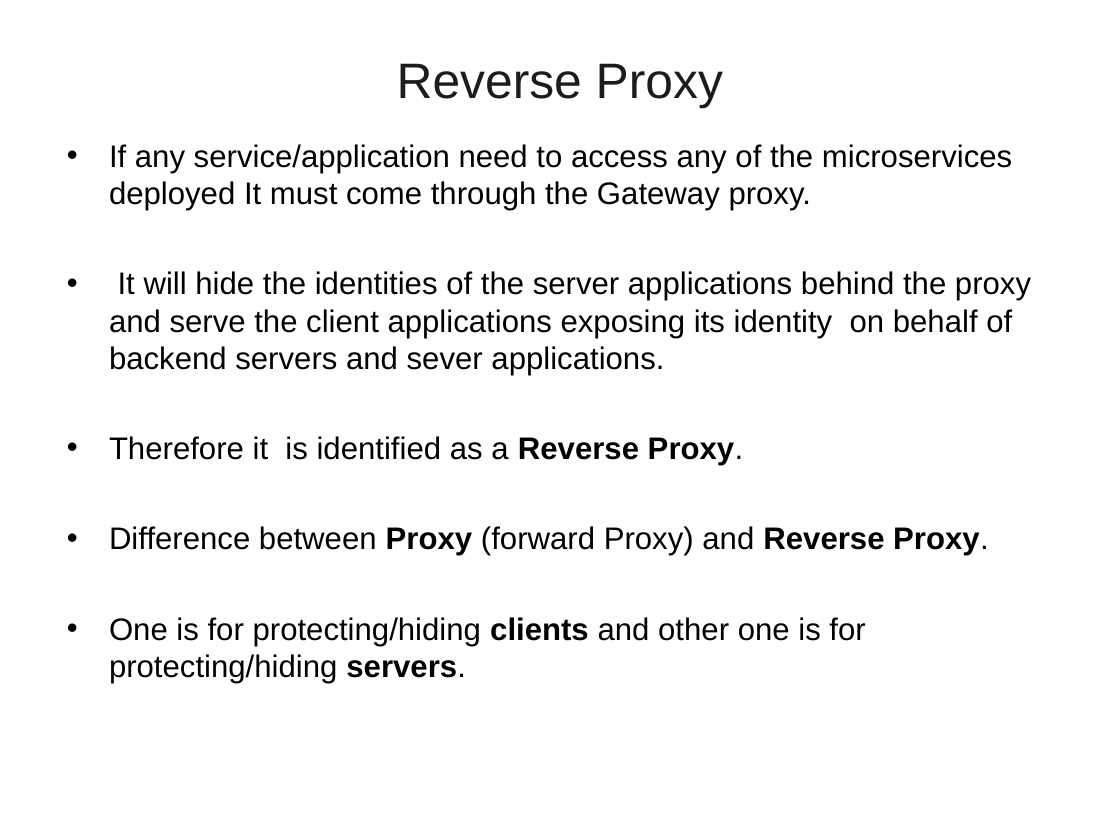
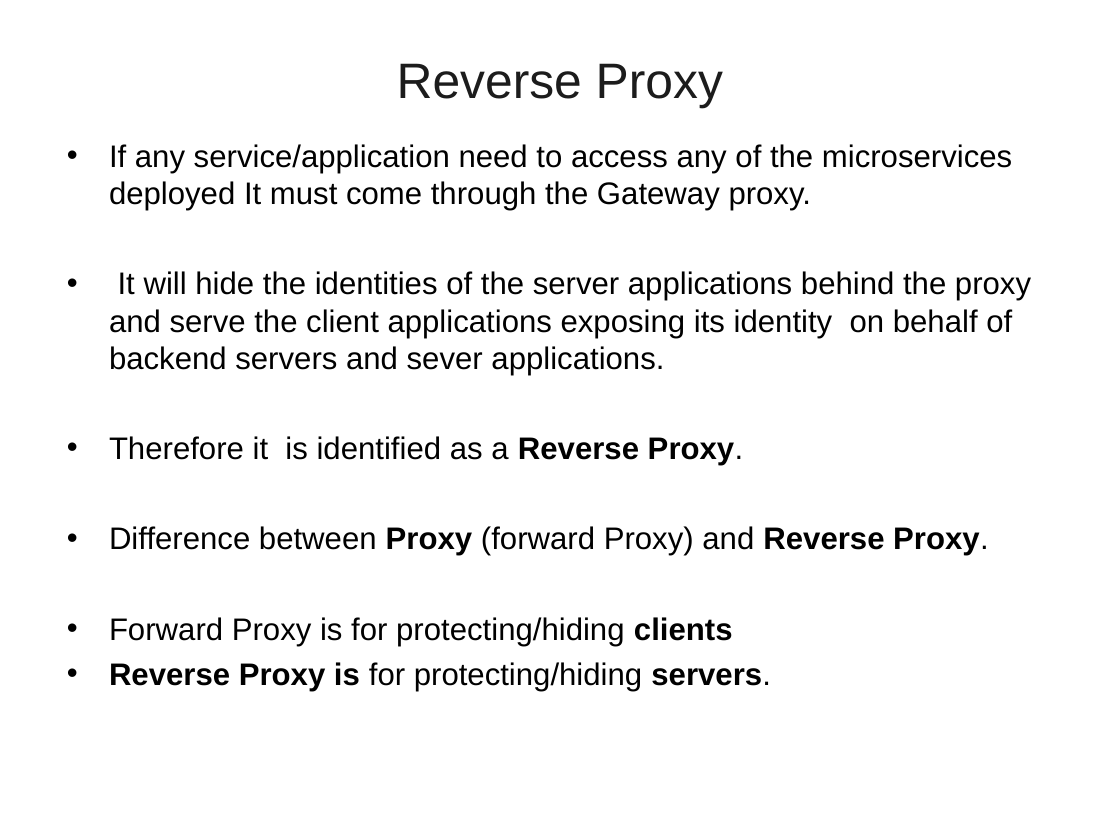
Before and after one commit to vatsank/spring_presentations, a slide deck: slide 27 of SpringMicroService_Module2_Ver02.ppt. Drawn at 1120x840 pixels with LibreOffice and Linux fonts; fonts in the diff are those of the drawing; background and template pictures are left out. Boxes give left, top, right and bottom in pixels: in the first picture for what was removed or moved away, otherwise in the second. Text is boxed around its words. In the diff, an @@ line names an element or a change of style, - is before the commit and + after.

```diff
--- a/SpringMicroService_Module2_Ver02.ppt
+++ b/SpringMicroService_Module2_Ver02.ppt
@@ text at box(109, 617, 771, 691): text changed @@
-• One is for protecting/hiding clients and other one is for protecting/hiding servers.
+• Forward Proxy is for protecting/hiding clients
+• Reverse Proxy is for protecting/hiding servers.
```
Also in this commit, not shown: 9 other slides changed, 31 slides added.
